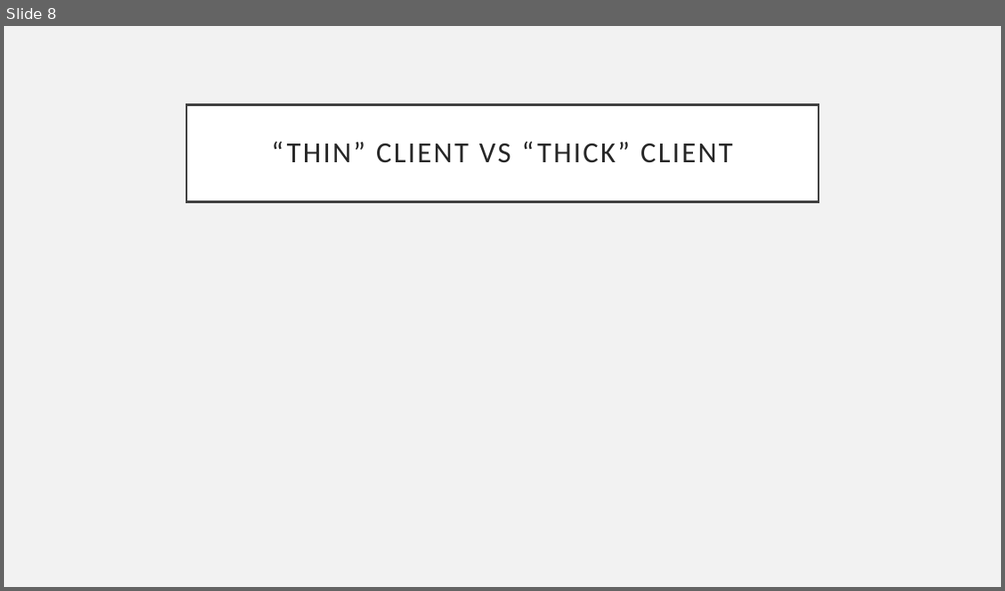
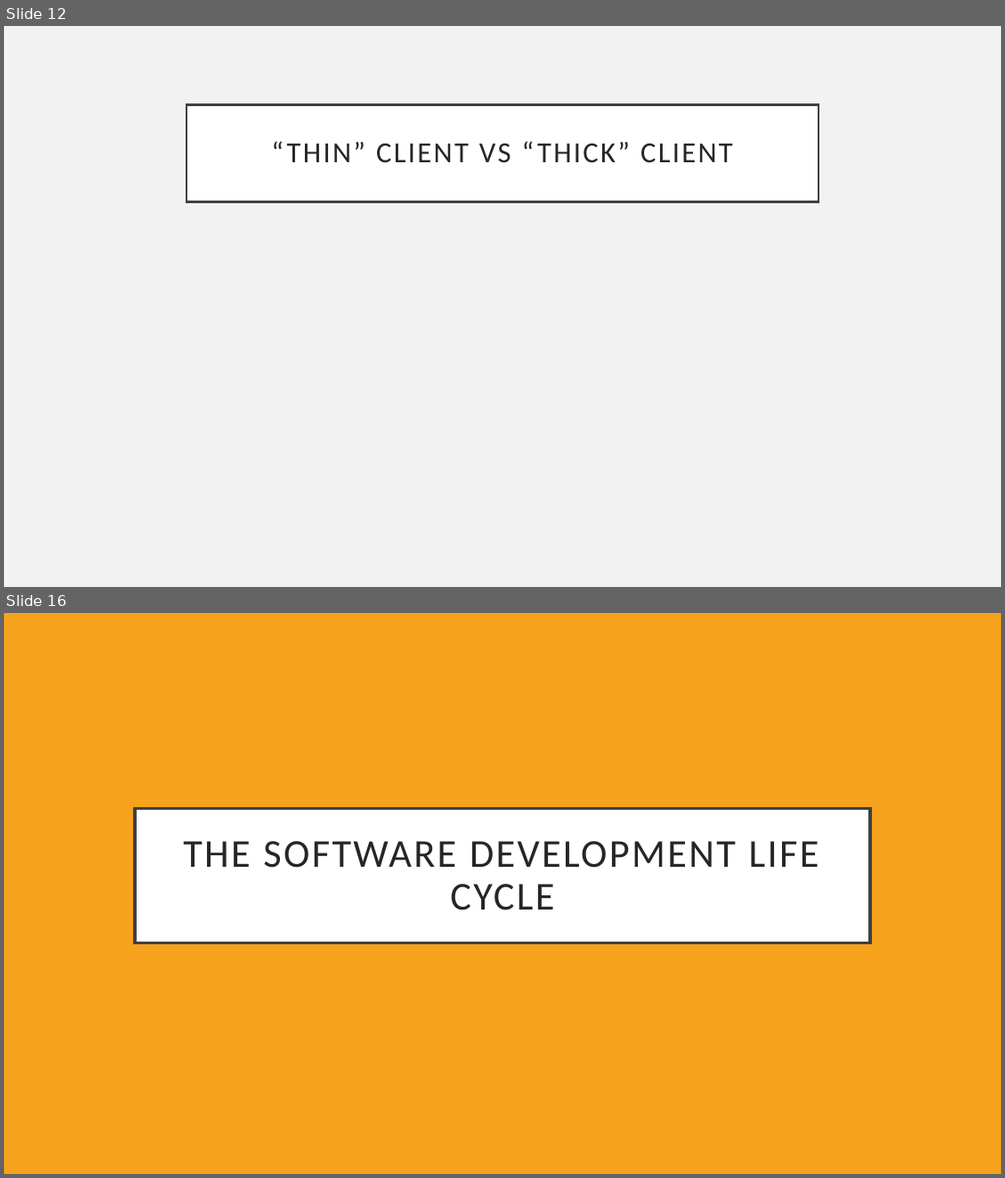
Before and after one commit to hexa-decim8/ISBPM, a slide deck: Class_Materials/Week_1/Day_3/ISBPM w1d3.pptx. Shown one above the other, each under a label of ours: slide 8 before the commit, slides 12 and 16 after it; the slides between them are not shown. The pictures are 1005x591 and 1005x1178 pixels, drawn with LibreOffice and Linux fonts; fonts in the diff are those of the drawing. Boxes give left, top, right and bottom in pixels: in the first picture for what was removed or moved away, otherwise in the second. Text is boxed around its words. In the diff, an @@ line names an element or a change of style, - is before the commit and + after.

```diff
--- a/Class_Materials/Week_1/Day_3/ISBPM w1d3.pptx
+++ b/Class_Materials/Week_1/Day_3/ISBPM w1d3.pptx
@@ slide 16 added at (x1=4, y1=613, x2=1001, y2=1174), background #F6A21D @@
@@ title added at (x1=135, y1=808, x2=870, y2=943), fill #FFFFFF, outline #404040 3 pt, 38 pt, text #262626 @@
+THE SOFTWARE DEVELOPMENT LIFE CYCLE
@@ what was slide 8 is now slide 12 @@
```
Also in this commit, not shown: 1 slide changed, 9 other slides added, 9 other files.
